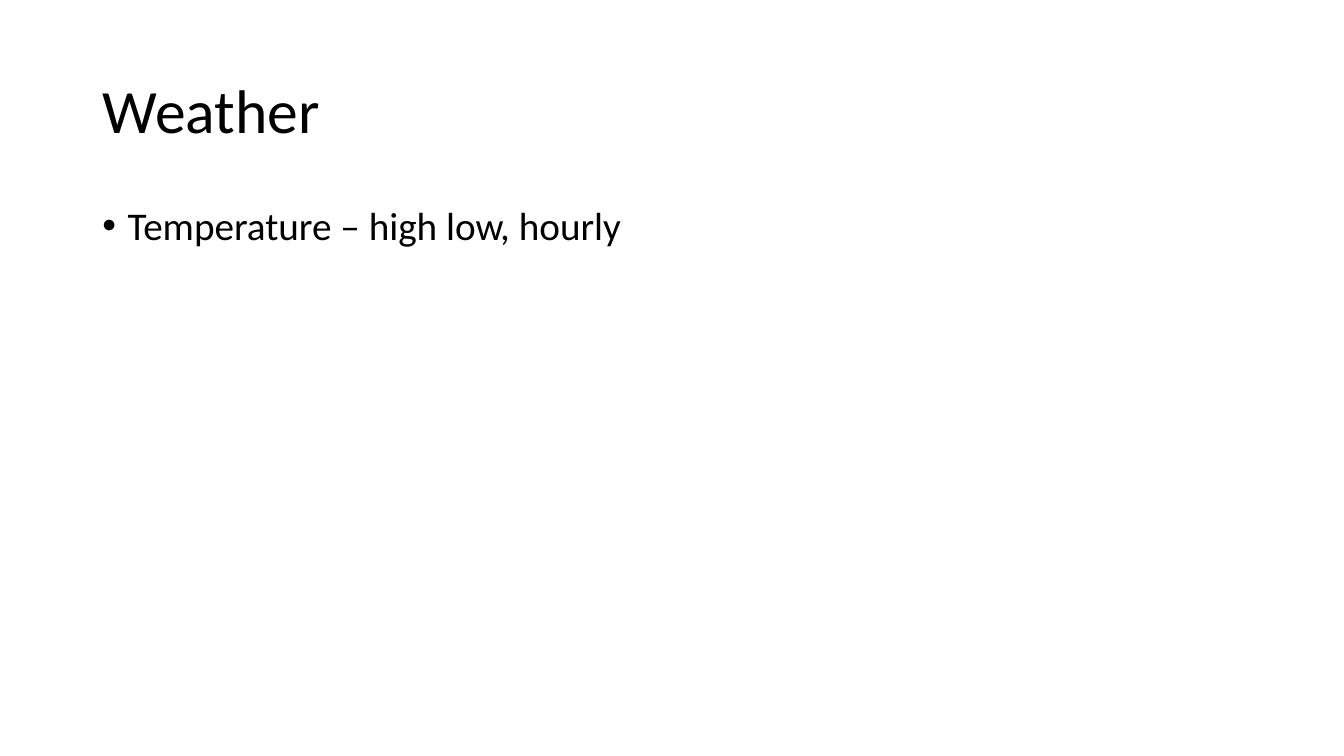
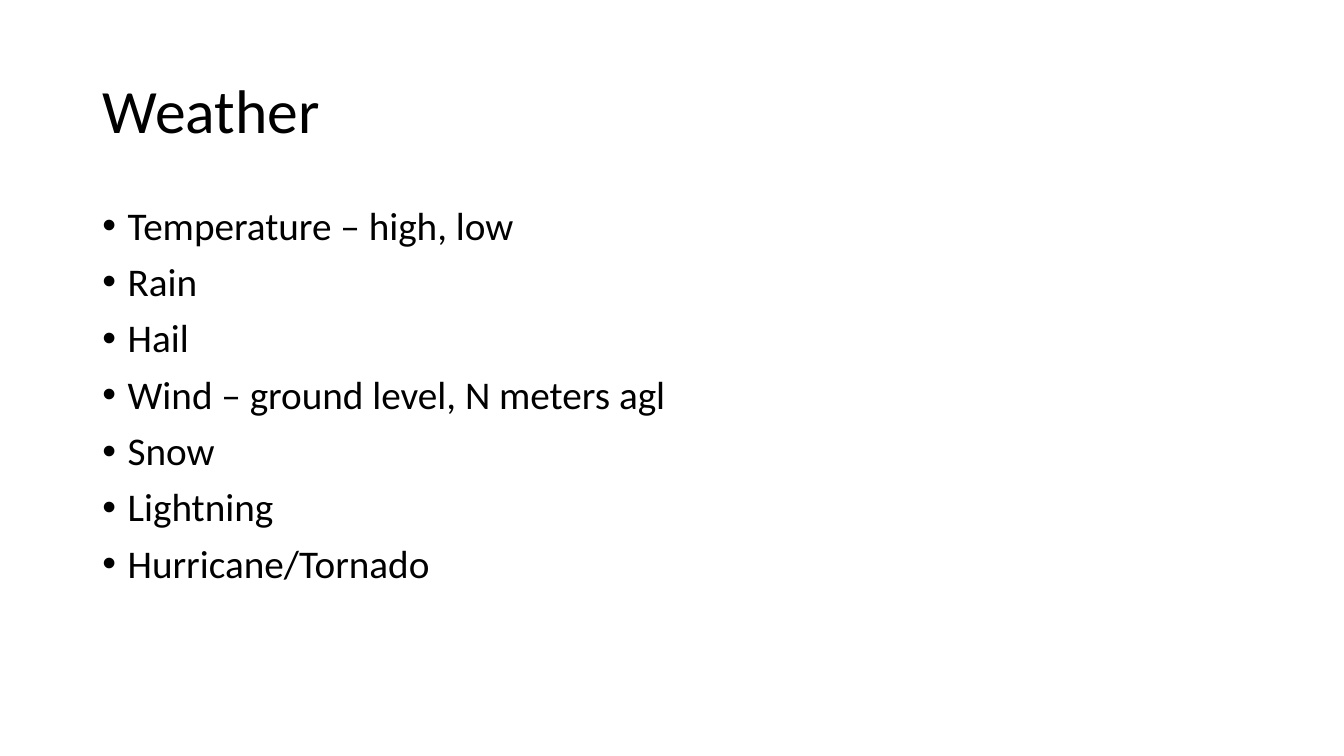
Before and after one commit to billinkc/presentations, a slide deck: slide 4 of IntegratingWeatherData/IntegratingWeatherData.pptx. Drawn at 1344x756 pixels with LibreOffice and Linux fonts; fonts in the diff are those of the drawing. Boxes give left, top, right and bottom in pixels: in the first picture for what was removed or moved away, otherwise in the second. Text is boxed around its words. In the diff, an @@ line names an element or a change of style, - is before the commit and + after.

```diff
--- a/IntegratingWeatherData/IntegratingWeatherData.pptx
+++ b/IntegratingWeatherData/IntegratingWeatherData.pptx
@@ text at (128, 212, 665, 580): text changed @@
-• Temperature – high low, hourly
+• Temperature – high, low
+• Rain
+• Hail
+• Wind – ground level, N meters agl
+• Snow
+• Lightning
+• Hurricane/Tornado
```
Also in this commit, not shown: 1 other slide changed, 2 slides added, 1 slide removed.
